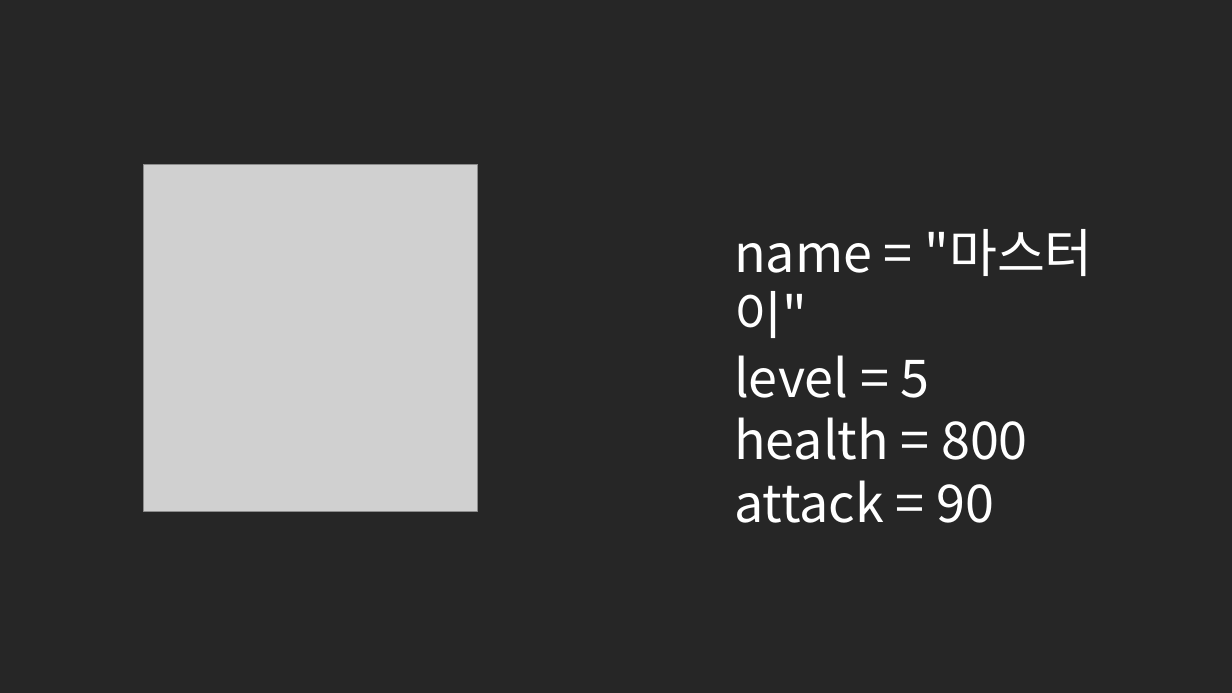
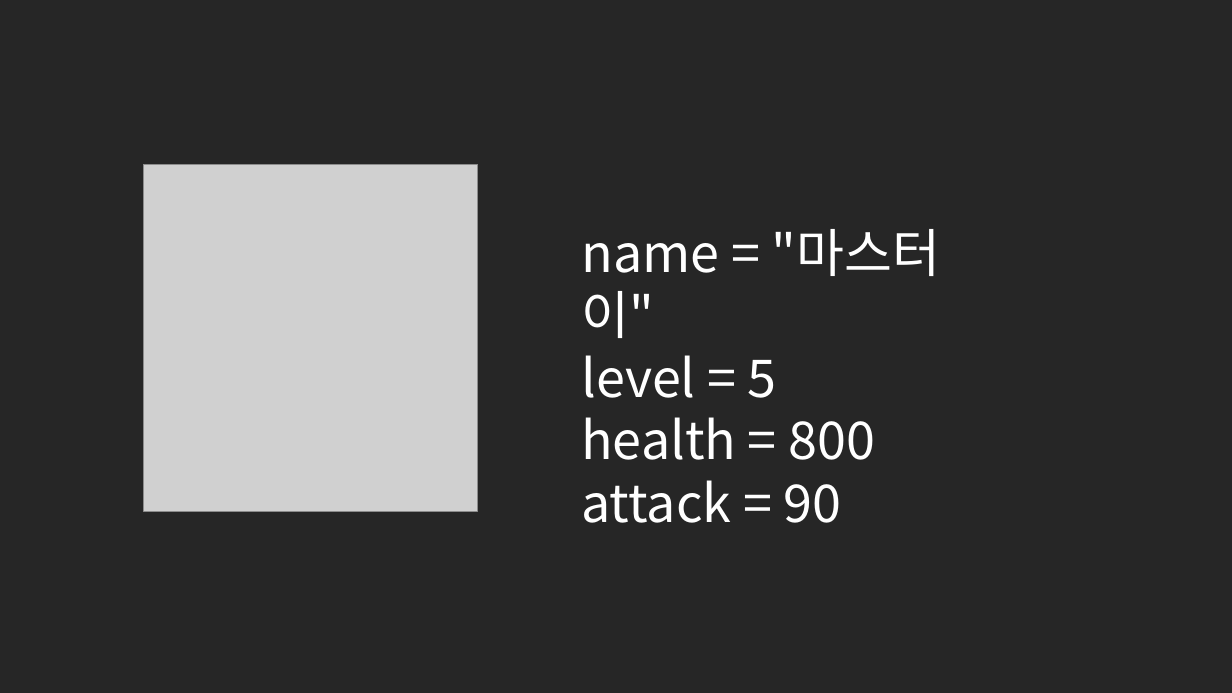
Before and after one commit to kwonkijun/python, a slide deck: slide 20 of 파이썬기초(PPT)/NEW_2021버전/파이썬 기초 3강_자료형과 변수.pptx. Drawn at 1232x693 pixels with LibreOffice and Linux fonts; fonts in the diff are those of the drawing; grey boxes stand for pictures. Boxes give left, top, right and bottom in pixels: in the first picture for what was removed or moved away, otherwise in the second. Text is boxed around its words. In the diff, an @@ line names an element or a change of style, - is before the commit and + after.

```diff
--- a/파이썬기초(PPT)/NEW_2021버전/파이썬 기초 3강_자료형과 변수.pptx
+++ b/파이썬기초(PPT)/NEW_2021버전/파이썬 기초 3강_자료형과 변수.pptx
@@ text "name = "마스터이"": place and size @@
-text "name = "마스터이"" at (734, 229, 1092, 523)
+text "name = "마스터이"" at (581, 229, 940, 523)
```
Also in this commit, not shown: 13 other files.
